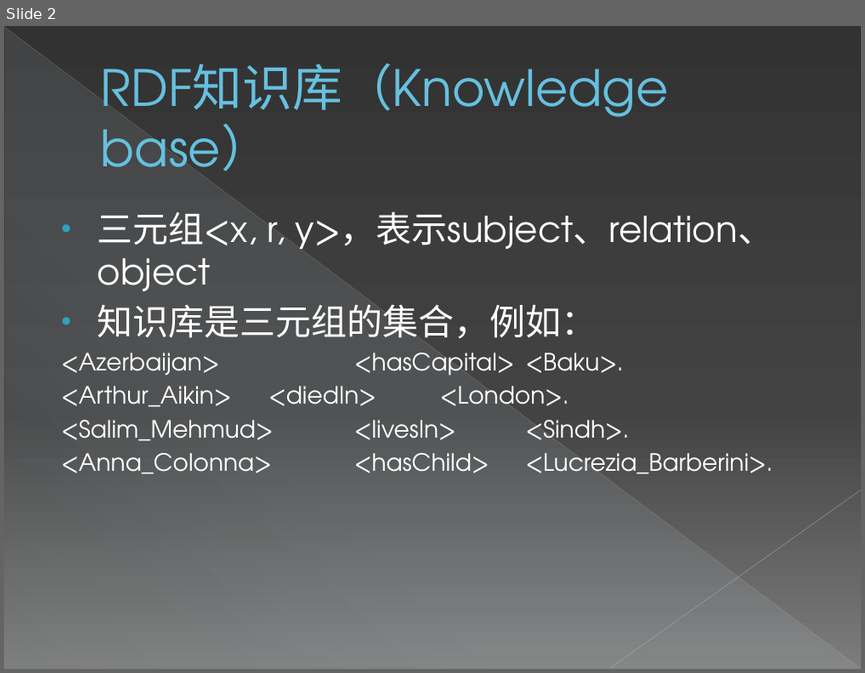
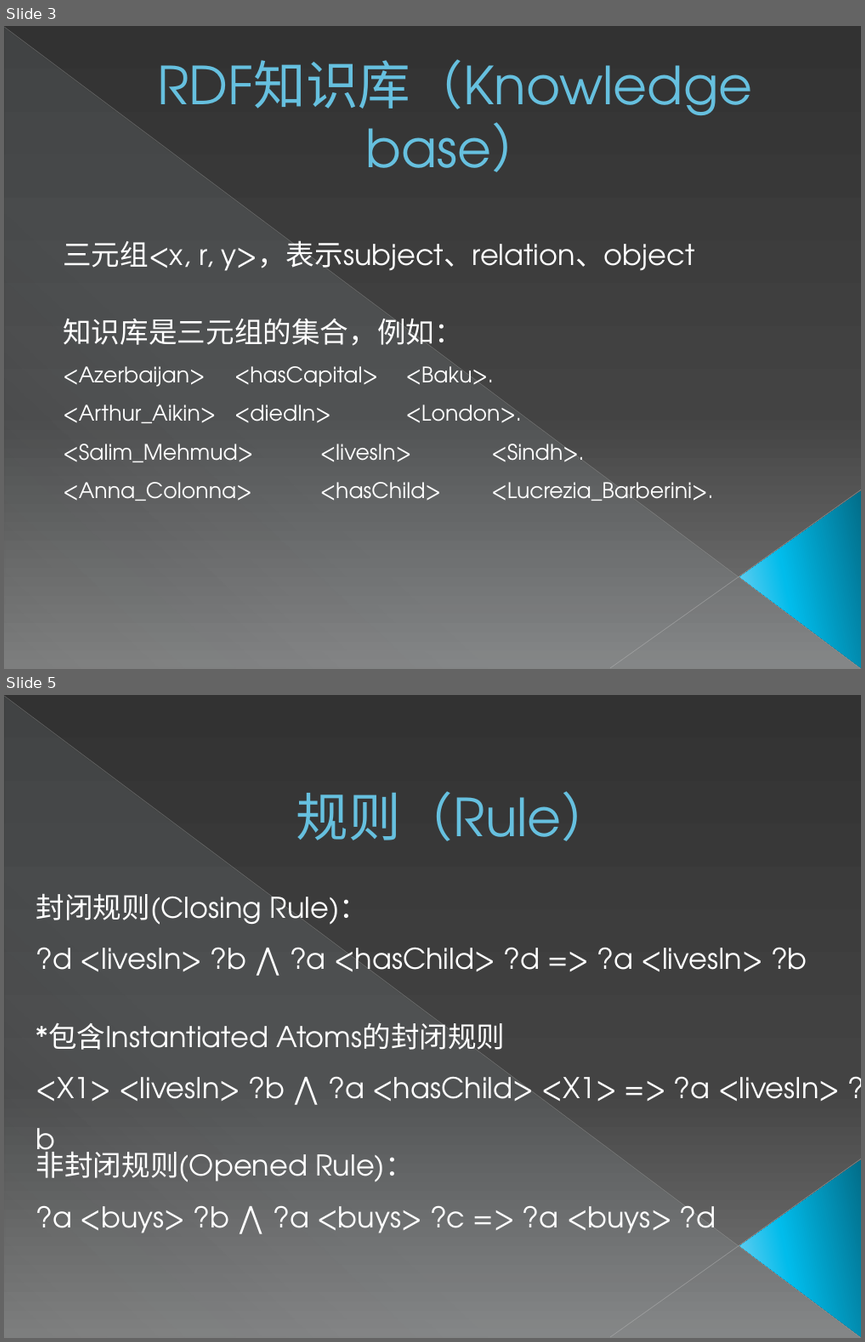
Before and after one commit to zxlzr/RuleMiner, a slide deck: 毕设答辩.pptx. Shown one above the other, each under a label of ours: slide 2 before the commit, slides 3 and 5 after it; the slides between them are not shown. The pictures are 865x673 and 865x1342 pixels, drawn with LibreOffice and Linux fonts; fonts in the diff are those of the drawing. Boxes give left, top, right and bottom in pixels: in the first picture for what was removed or moved away, otherwise in the second. Text is boxed around its words. In the diff, an @@ line names an element or a change of style, - is before the commit and + after.

```diff
--- a/毕设答辩.pptx
+++ b/毕设答辩.pptx
@@ slide 5 added at [4, 695, 861, 1338], background gradient #333333 to #444444 to #7D7D7D; not listed: 4 template elements that a slide beside it also shows @@
@@ text added at [296, 791, 614, 841], 44 pt, text #66C0E0 @@
+规则（Rule）
@@ text added at [36, 894, 807, 972], 24 pt, text #FFFFFF @@
+封闭规则(Closing Rule)：
+?d <livesIn> ?b ⋀ ?a <hasChild> ?d => ?a <livesIn> ?b
@@ text added at [36, 1022, 840, 1101], 24 pt, text #FFFFFF @@
+*包含Instantiated Atoms的封闭规则
+<X1> <livesIn> ?b ⋀ ?a <hasChild> <X1> => ?a <livesIn> ?b
@@ text added at [36, 1146, 716, 1233], 24 pt, text #FFFFFF @@
+非封闭规则(Opened Rule)：
+?a <buys> ?b ⋀ ?a <buys> ?c => ?a <buys> ?d
@@ what was slide 2 is now slide 3 @@
@@ slide 3 changed as well @@
@@ text "RDF知识库（Knowledge base）" at [157, 59, 752, 172]: size 42 to 44 pt; alignment left to centre; vertical alignment middle to bottom @@
@@ text "三元组<x, r, y>，表示subject、relation、object": place and size @@
-text "三元组<x, r, y>，表示subject、relation、object" at [61, 211, 773, 474]
+text "三元组<x, r, y>，表示subject、relation、object" at [63, 240, 713, 500]
@@ text "三元组<x, r, y>，表示subject、relation、object" at [63, 240, 713, 500]: size 30 to 24 pt in "三元组<x, r, y>，表示subject、relation、object", "知识库是三元组的集合，例如："; size 20 to 18 pt in "<Azerbaijan> <hasCapital> <Baku>.", "<Arthur_Aikin> <diedIn> <London>.", "<Salim_Mehmud> <livesIn> <Sindh>.", "<Anna_Colonna> <hasChild> <Lucrezia_Barberini>."; bullet • to none; less space between paragraphs; line spacing 1 to 1.5; indent changed @@
@@ triangle added at [739, 491, 861, 668], fill gradient #036E89 to #01BCEB to #7CD1F2 @@
```
Also in this commit, not shown: 3 other slides changed, 18 other slides added.
